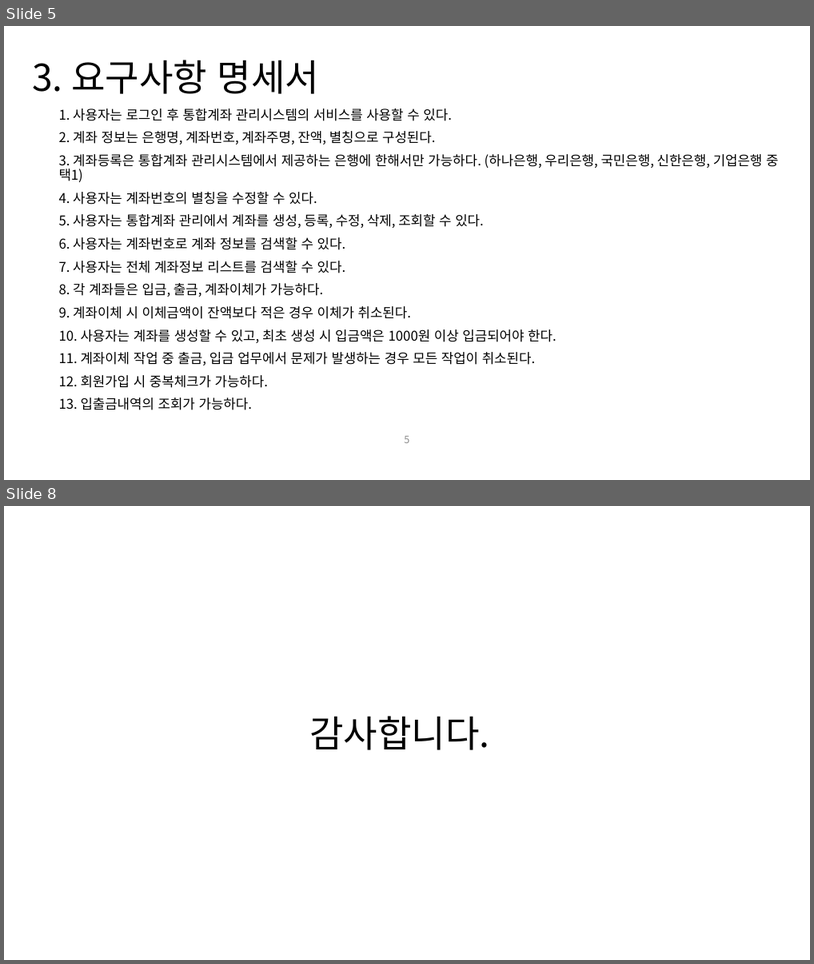
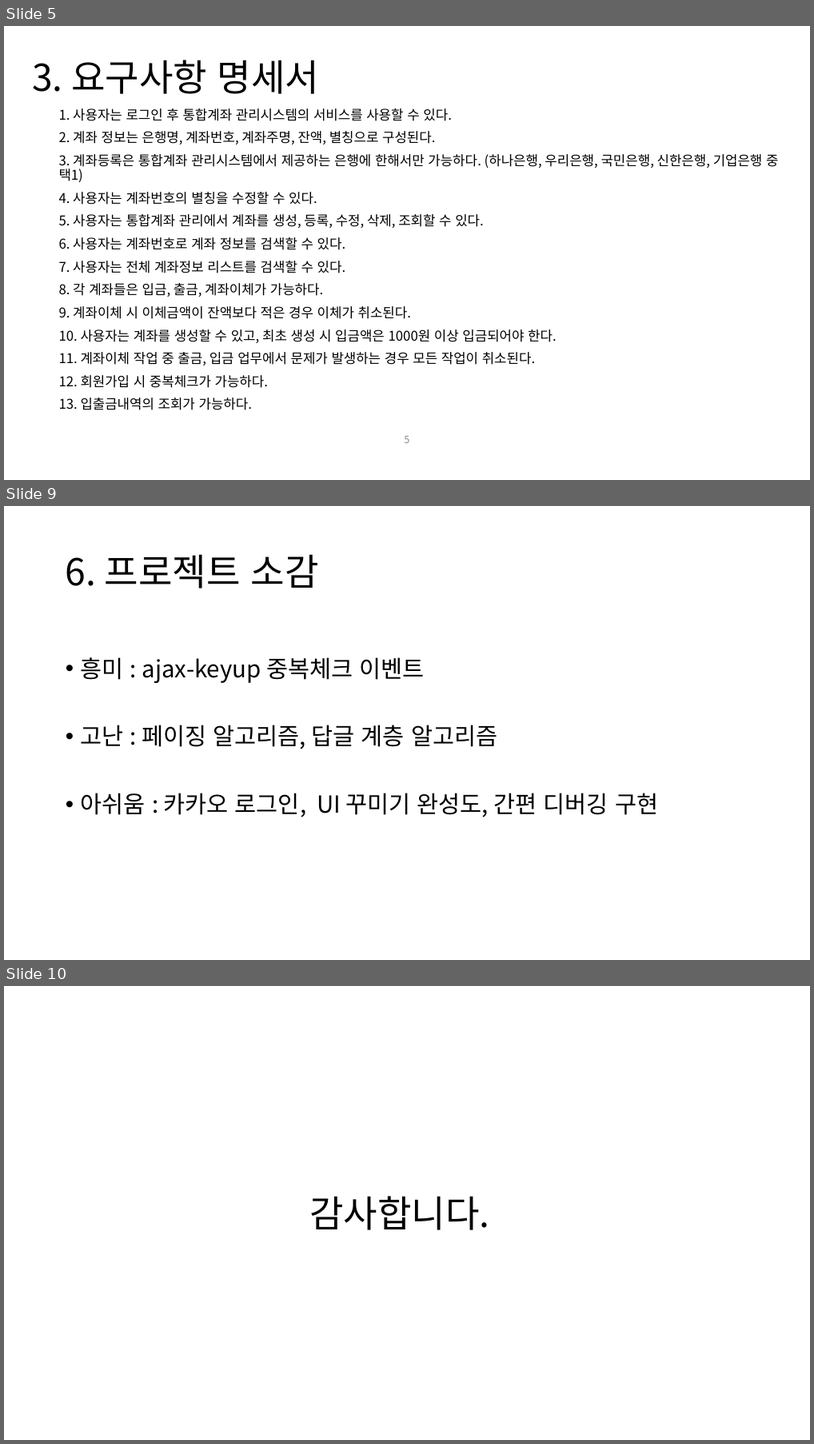
Before and after one commit to nacastle/kopo-MoneySalad, a slide deck: 머니샐러드_포트폴리오.pptx. Shown one above the other, each under a label of ours: slides 5 and 8 before the commit, slides 5, 9 and 10 after it; the slides between them are not shown. The pictures are 814x964 and 814x1444 pixels, drawn with LibreOffice and Linux fonts; fonts in the diff are those of the drawing; background and template pictures are left out. Boxes give left, top, right and bottom in pixels: in the first picture for what was removed or moved away, otherwise in the second. Text is boxed around its words. In the diff, an @@ line names an element or a change of style, - is before the commit and + after.

```diff
--- a/머니샐러드_포트폴리오.pptx
+++ b/머니샐러드_포트폴리오.pptx
@@ slide 9 added at [4, 506, 810, 960], background #FFFFFF @@
@@ title added at [66, 554, 319, 588], 44 pt, text #000000 @@
+6. 프로젝트 소감
@@ text added at [81, 657, 658, 817], 28 pt, text #000000 @@
+• 흥미 : ajax-keyup 중복체크 이벤트
+• 고난 : 페이징 알고리즘, 답글 계층 알고리즘
+• 아쉬움 : 카카오 로그인, UI 꾸미기 완성도, 간편 디버깅 구현
@@ what was slide 8 is now slide 10 @@
```
Also in this commit, not shown: 5 slides changed, 1 other slide added, 19 other files.
